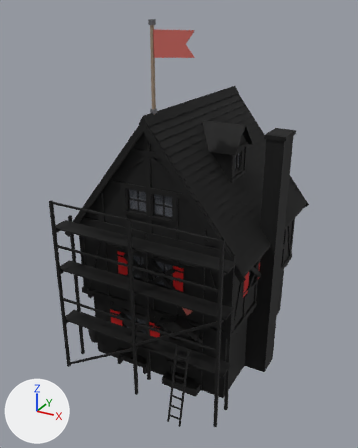
Two versions of the glTF model game/assets/modelle/gebaeude/neubau/wohnhaus_mensch_s2_g1.glb, one commit apart.
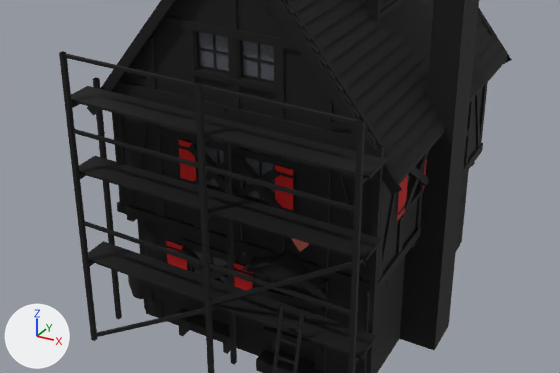
There are two pictures of each version: one whole from a camera (50 mm lens) standing at (7.54, -14.66, 11.95) and looking at (-0.04, -0.88, 5.06), one close up on the part from 4% to 94% of the width and 38% to 86% of the height. Lighting does not change. The marker at lower left points along +X, +Y and +Z. The first two pictures are the older version. Vertices at exactly the same position are counted once.

The first close-up shows 'Dach', 'Geruest', 'Haus', 'Leerstand', 'Scheiben' and 1 more.
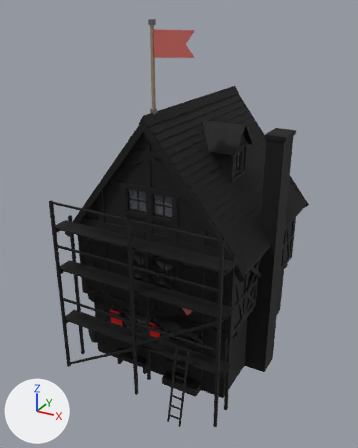
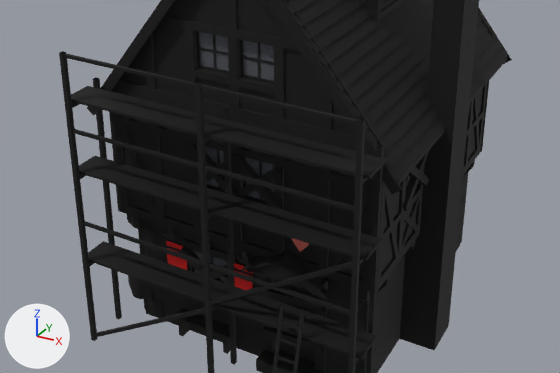
Where the change shows, as pixel boxes [x1, y1, x2, y2] in the close-ups (560 x 373 px):
'Haus', reshaped
    before: [111, 0, 495, 373]
    after: [109, 0, 494, 373]
part 1 of me_haus, deleted (mostly hidden)
    before: [178, 69, 427, 221]
part 2 of me_haus, reshaped
    before: [111, 0, 495, 294]
    after: [109, 0, 494, 305]

The change, as a list of edits to the scene's bpy script:
```text
Change me_haus:
    used by ob_haus; location = (0.0, 0.0, 0.0)
    remove me_haus.from_pydata(...)  # 2568 vertices, 2677 faces; spans x -3.31..3.42, y -3.3..3.39, z -0.12..8.99
    add me_haus.from_pydata(...)  # 3311 vertices, 4190 faces; spans x -3.31..3.42, y -3.3..3.37, z -0.12..8.99
    me_haus part 1: 30 loose pieces with 144 vertices, spanning x -2.91..2.91, y -2.91..3.39, z 3.55..6.1, are deleted
    me_haus part 2: 9 vertices moved from x -2.9..2.9, y -2.9..3.38, z 4.74..5.51 to x -2.9..2.9, y -2.87..3.35, z 4.73..6.85; 396 vertices removed from x -2.9..2.9, y -2.9..3.38, z 2.55..8.99; 1283 vertices added at x -2.9..2.9, y -2.87..3.35, z 2.09..8.99
    other edits to the shape of me_haus do not show in these pictures
```
